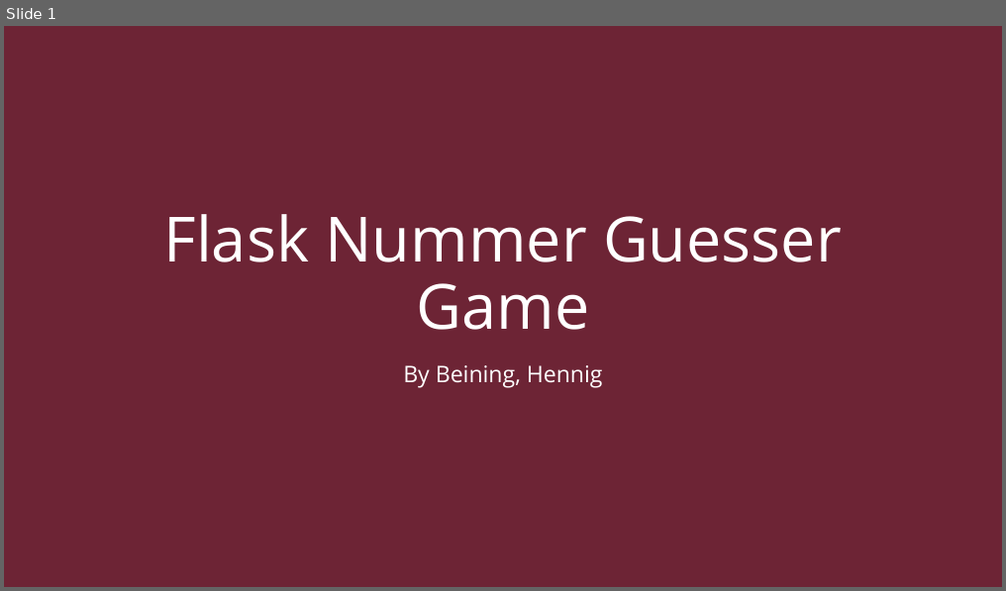
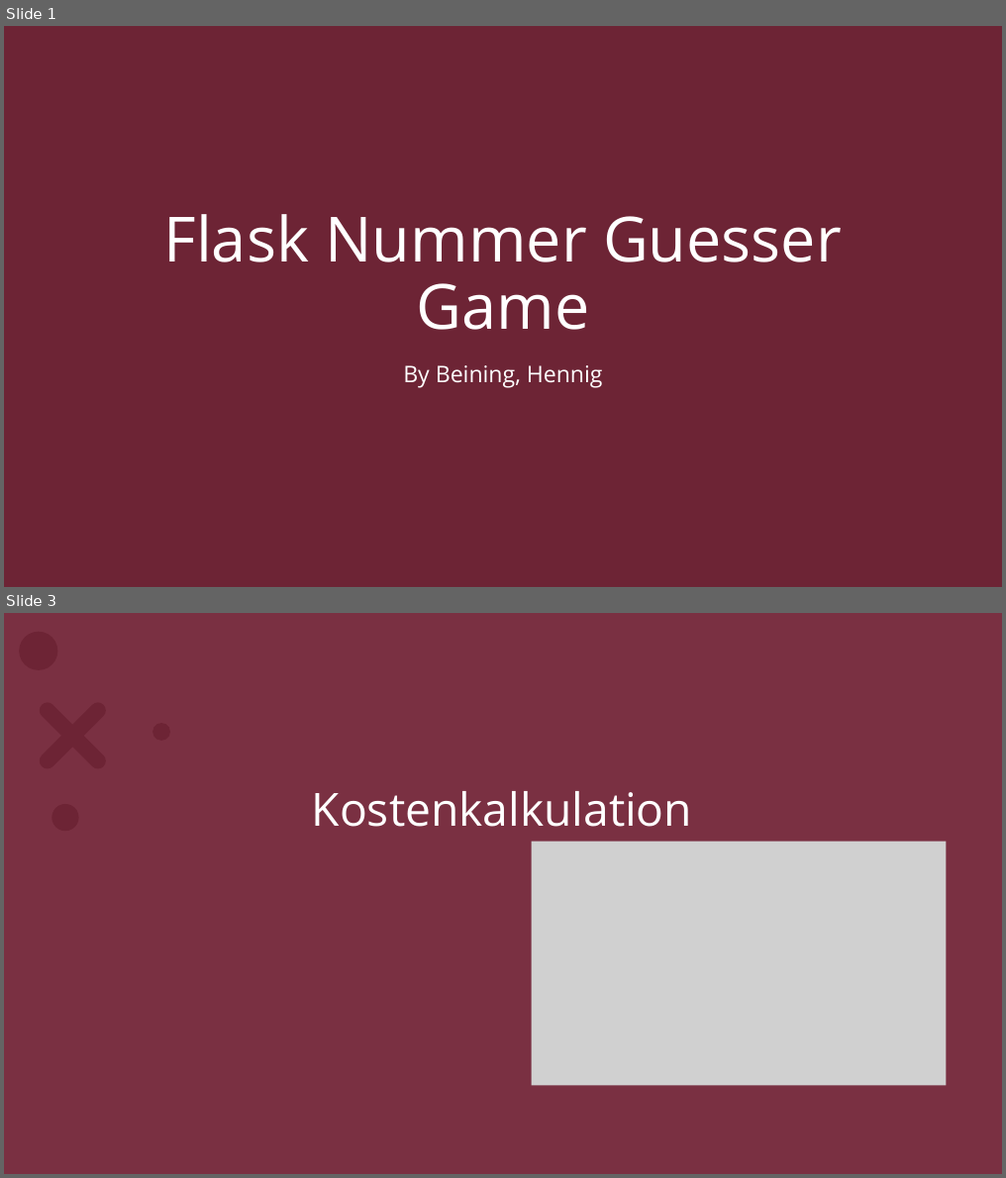
Before and after one commit to RCHennig/Bak-flaskNumberGame, a slide deck: flaskNumberGuesserGame Beining, Hennig.pptx. Shown one above the other, each under a label of ours: slide 1 before the commit, slides 1 and 3 after it; the slides between them are not shown. The pictures are 1006x591 and 1006x1178 pixels, drawn with LibreOffice and Linux fonts; fonts in the diff are those of the drawing; grey boxes stand for pictures; background and template pictures are left out; a plain dark background stands for a picture behind light text. Boxes give left, top, right and bottom in pixels: in the first picture for what was removed or moved away, otherwise in the second. Text is boxed around its words. In the diff, an @@ line names an element or a change of style, - is before the commit and + after.

```diff
--- a/flaskNumberGuesserGame Beining, Hennig.pptx
+++ b/flaskNumberGuesserGame Beining, Hennig.pptx
@@ slide 3 added at <box>4,613,1002,1174</box>, background picture (left out); not listed: 6 template elements that a slide beside it also shows @@
@@ rectangle added at <box>4,613,1002,1174</box>, fill #FFFFFF @@
@@ rectangle added at <box>4,613,1002,1174</box>, fill #FFFFFF at 10% opacity @@
@@ rectangle added at <box>4,613,1002,1174</box>, fill #D21A45 at 40% opacity @@
@@ group added at <box>11,632,171,831</box>: 3 ellipses, 1 freeform shape @@
@@ text added at <box>312,791,692,827</box>, 44 pt, text #FFFFFF @@
+Kostenkalkulation
@@ picture added at <box>532,842,946,1086</box> @@
```
Also in this commit, not shown: 3 other slides added, 1 slide removed, 3 other files.
